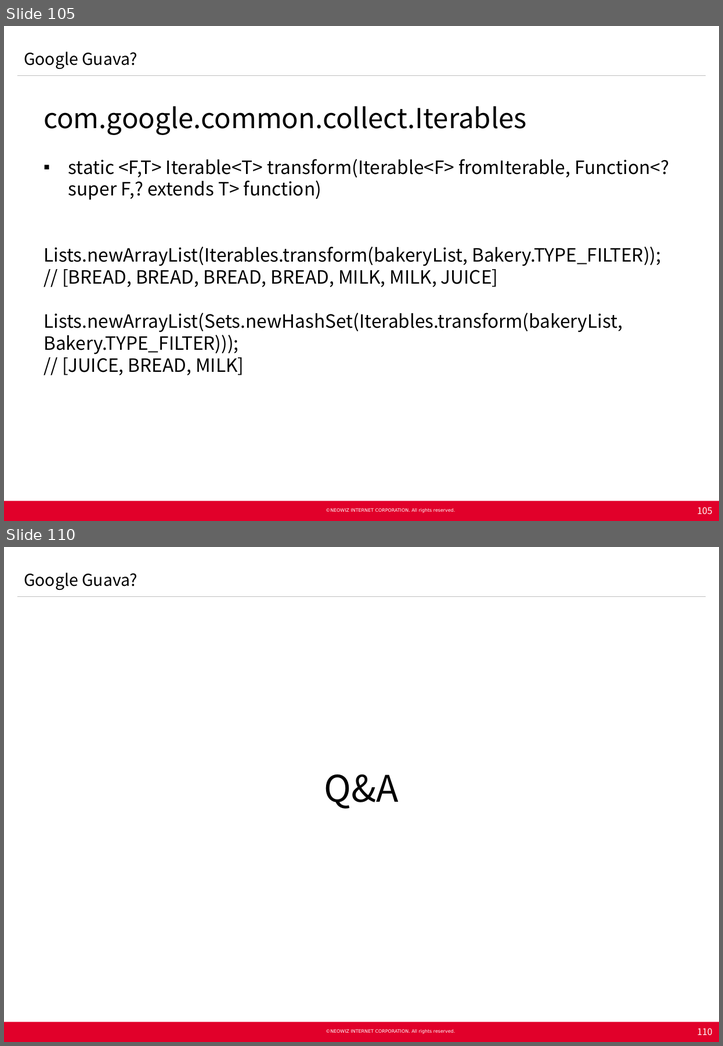
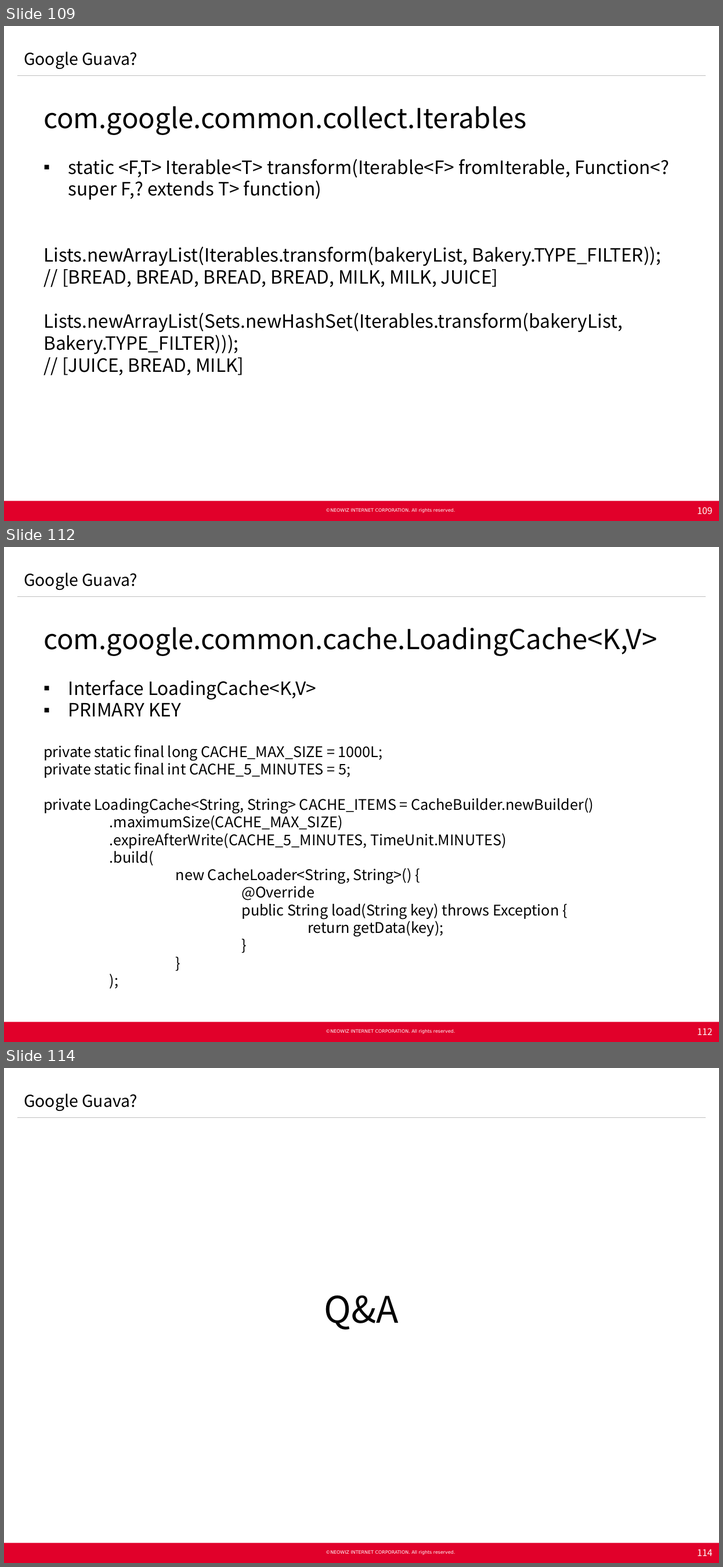
Before and after one commit to Neowizen/JavaStudy, a slide deck: Document/[2015.02.11] Java Study 1차 - Google Guava.pptx. Shown one above the other, each under a label of ours: slides 105 and 110 before the commit, slides 109, 112 and 114 after it; the slides between them are not shown. The pictures are 723x1046 and 723x1567 pixels, drawn with LibreOffice and Linux fonts; fonts in the diff are those of the drawing; background and template pictures are left out. Boxes give left, top, right and bottom in pixels: in the first picture for what was removed or moved away, otherwise in the second. Text is boxed around its words. In the diff, an @@ line names an element or a change of style, - is before the commit and + after.

Commit message:
자바 스터디 자료 - Guava 내용 추가

```diff
--- a/Document/[2015.02.11] Java Study 1차 - Google Guava.pptx
+++ b/Document/[2015.02.11] Java Study 1차 - Google Guava.pptx
@@ slide 112 added at [4,547,719,1042], background #FFFFFF; not listed: 5 template elements that a slide beside it also shows @@
@@ text added at [24,573,137,590], 18 pt, text #000000 @@
+Google Guava?
@@ text added at [43,627,656,937], 16 pt, text #000000 @@
+  com.google.common.cache.LoadingCache<K,V>
+  ▪ Interface LoadingCache<K,V>
+  ▪ PRIMARY KEY
+  private static final long CACHE_MAX_SIZE = 1000L;
+  private static final int CACHE_5_MINUTES = 5;
+  private LoadingCache<String, String> CACHE_ITEMS = CacheBuilder.newBuilder()
+  .maximumSize(CACHE_MAX_SIZE)
+  .expireAfterWrite(CACHE_5_MINUTES, TimeUnit.MINUTES)
+  .build(
+  new CacheLoader<String, String>() {
+  @Override
+  public String load(String key) throws Exception {
+  return getData(key);
+  }
+  }
+  );
@@ page number added at [697,1028,712,1035], 10 pt, text #FFFFFF @@
+112
@@ what was slide 105 is now slide 109 @@
@@ page number at [697,507,712,514]: text changed @@
-105
+109
@@ what was slide 110 is now slide 114 @@
@@ page number at [697,1549,712,1556]: text changed @@
-110
+114
```
Also in this commit, not shown: 3 slides changed, 5 other slides added, 2 slides removed, 2 other files.
